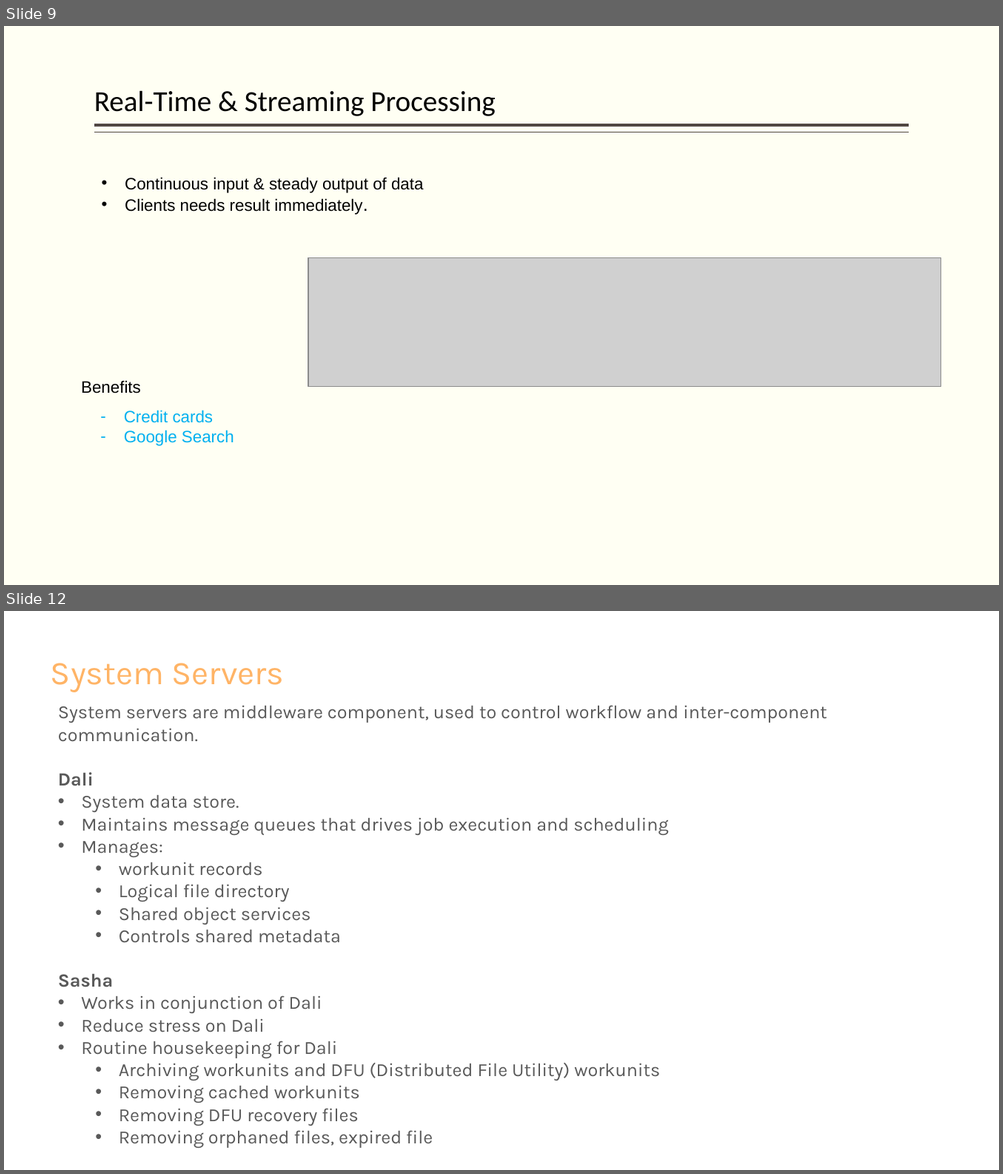
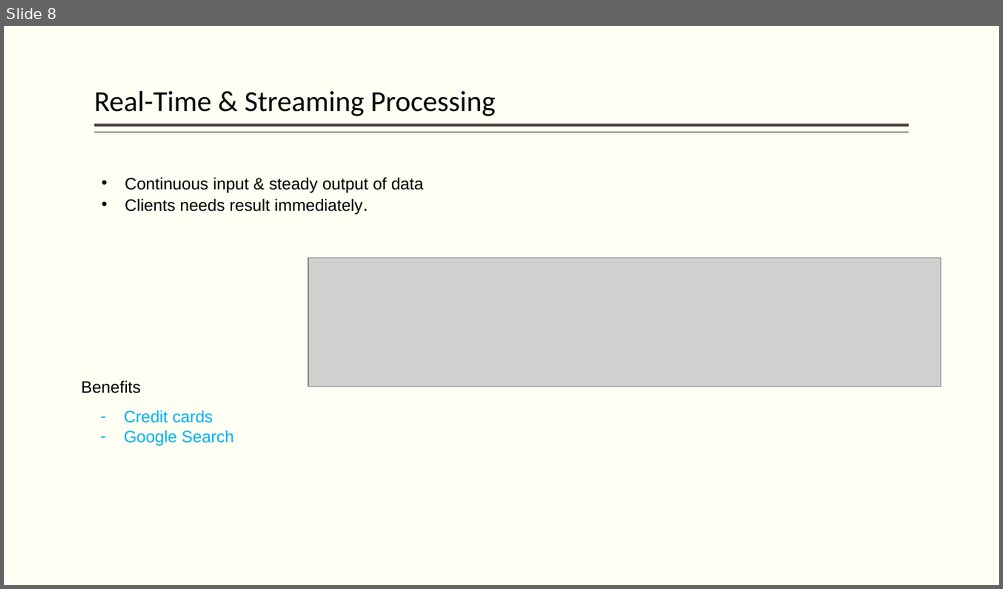
Before and after one commit to hpccsystems-solutions-lab/NCF-2021, a slide deck: BigData-ECL-NCF2021.pptx. Shown one above the other, each under a label of ours: slides 9 and 12 before the commit, slide 8 after it; the slides between them are not shown. The pictures are 1003x1174 and 1003x589 pixels, drawn with LibreOffice and Linux fonts; fonts in the diff are those of the drawing; grey boxes stand for pictures. Boxes give left, top, right and bottom in pixels: in the first picture for what was removed or moved away, otherwise in the second. Text is boxed around its words. In the diff, an @@ line names an element or a change of style, - is before the commit and + after.

```diff
--- a/BigData-ECL-NCF2021.pptx
+++ b/BigData-ECL-NCF2021.pptx
@@ slide 12 removed at (4,611,999,1170), background #FFFFFF @@
@@ text removed at (51,663,284,692) @@
-System Servers
@@ text removed at (58,705,827,1148) @@
-System servers are middleware component, used to control workflow and inter-component communication.
-Dali
-• System data store.
-• Maintains message queues that drives job execution and scheduling
-• Manages:
-  • workunit records
-  • Logical file directory
-  • Shared object services
-  • Controls shared metadata
-Sasha
-• Works in conjunction of Dali
-• Reduce stress on Dali
-• Routine housekeeping for Dali
-  • Archiving workunits and DFU (Distributed File Utility) workunits
-  • Removing cached workunits
-  • Removing DFU recovery files
-  • Removing orphaned files, expired file
@@ what was slide 9 is now slide 8 @@
```
Also in this commit, not shown: 4 slides changed, 64 slides added, 3 other slides removed, 9 other files.
